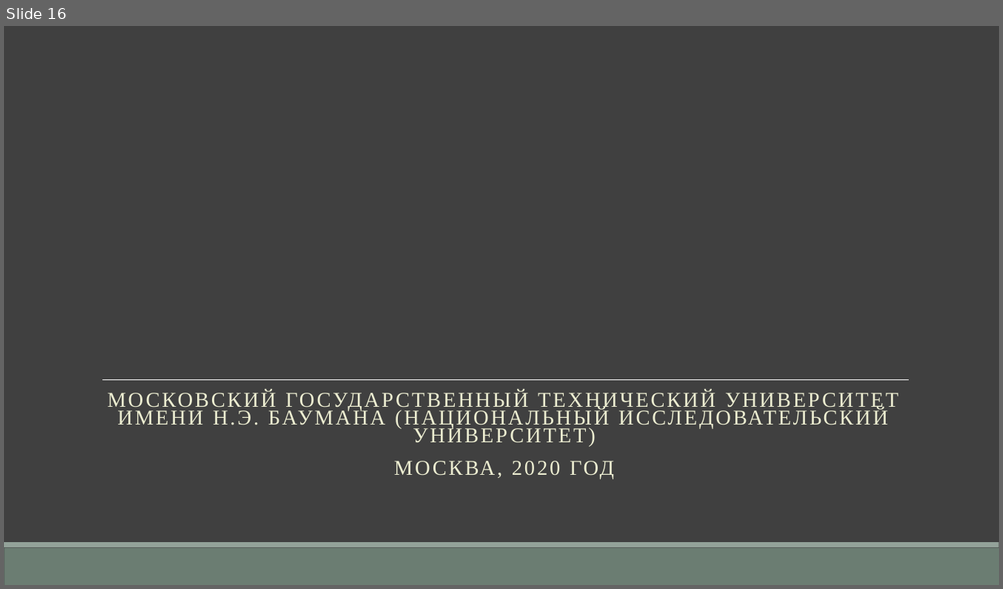
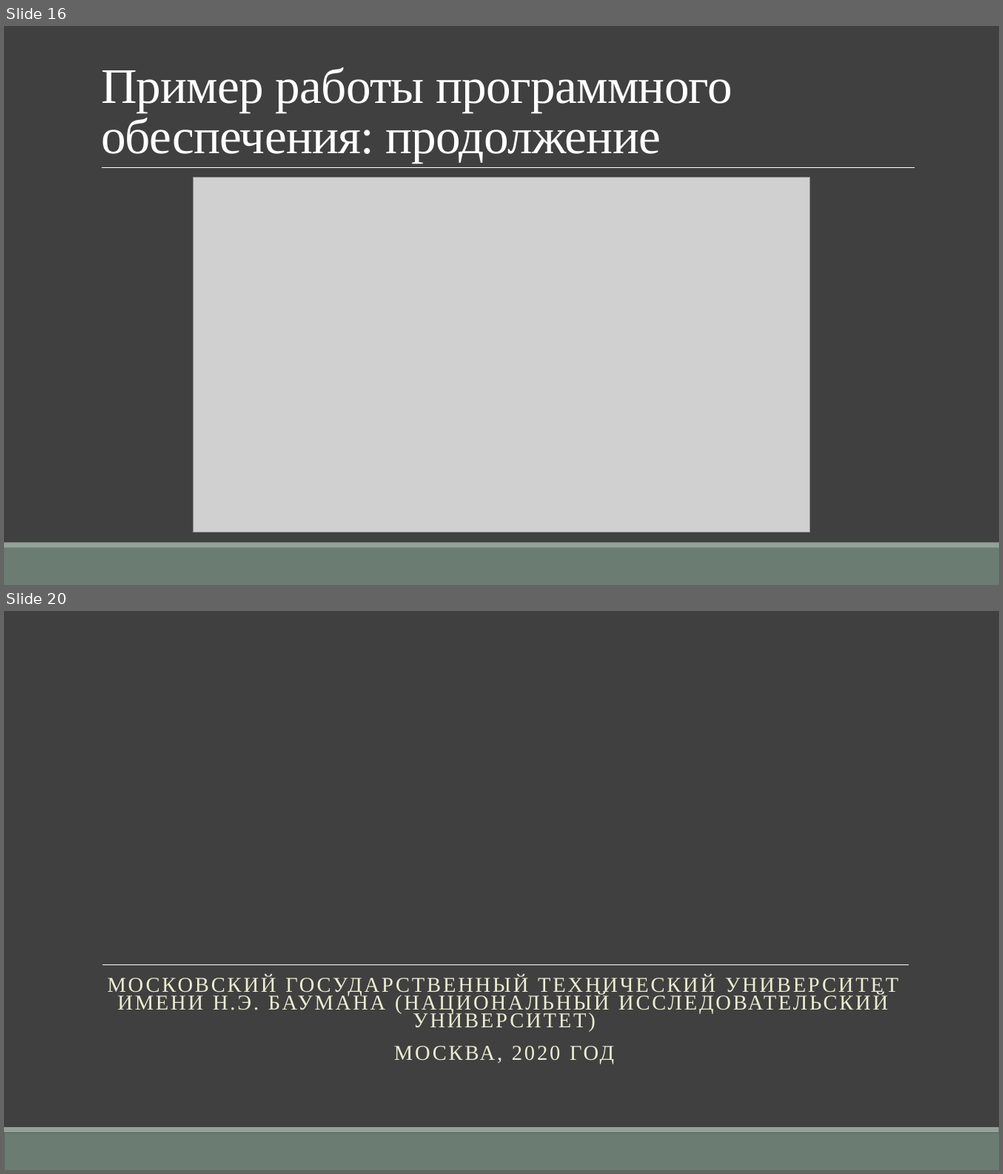
Before and after one commit to TheSawIsTheLaw/ComputerGraphicsCoursework, a slide deck: Presentation/CurseWorkYakuba.pptx. Shown one above the other, each under a label of ours: slide 16 before the commit, slides 16 and 20 after it; the slides between them are not shown. The pictures are 1003x589 and 1003x1174 pixels, drawn with LibreOffice and Linux fonts; fonts in the diff are those of the drawing; grey boxes stand for pictures. Boxes give left, top, right and bottom in pixels: in the first picture for what was removed or moved away, otherwise in the second. Text is boxed around its words. In the diff, an @@ line names an element or a change of style, - is before the commit and + after.

```diff
--- a/Presentation/CurseWorkYakuba.pptx
+++ b/Presentation/CurseWorkYakuba.pptx
@@ slide 16 added at (4,26,999,585), background #404040; not listed: 2 template elements that a slide beside it also shows @@
@@ title added at (101,67,731,163), 48 pt, text #FFFFFF @@
+Пример работы программного обеспечения: продолжение
@@ line added from (102, 168) to (915, 168), #FFFFFF 0.5 pt @@
@@ picture added at (193,178,810,533) @@
@@ what was slide 16 is now slide 20 @@
```
Also in this commit, not shown: 12 slides changed, 5 other slides added, 2 slides removed, 1 other file.
